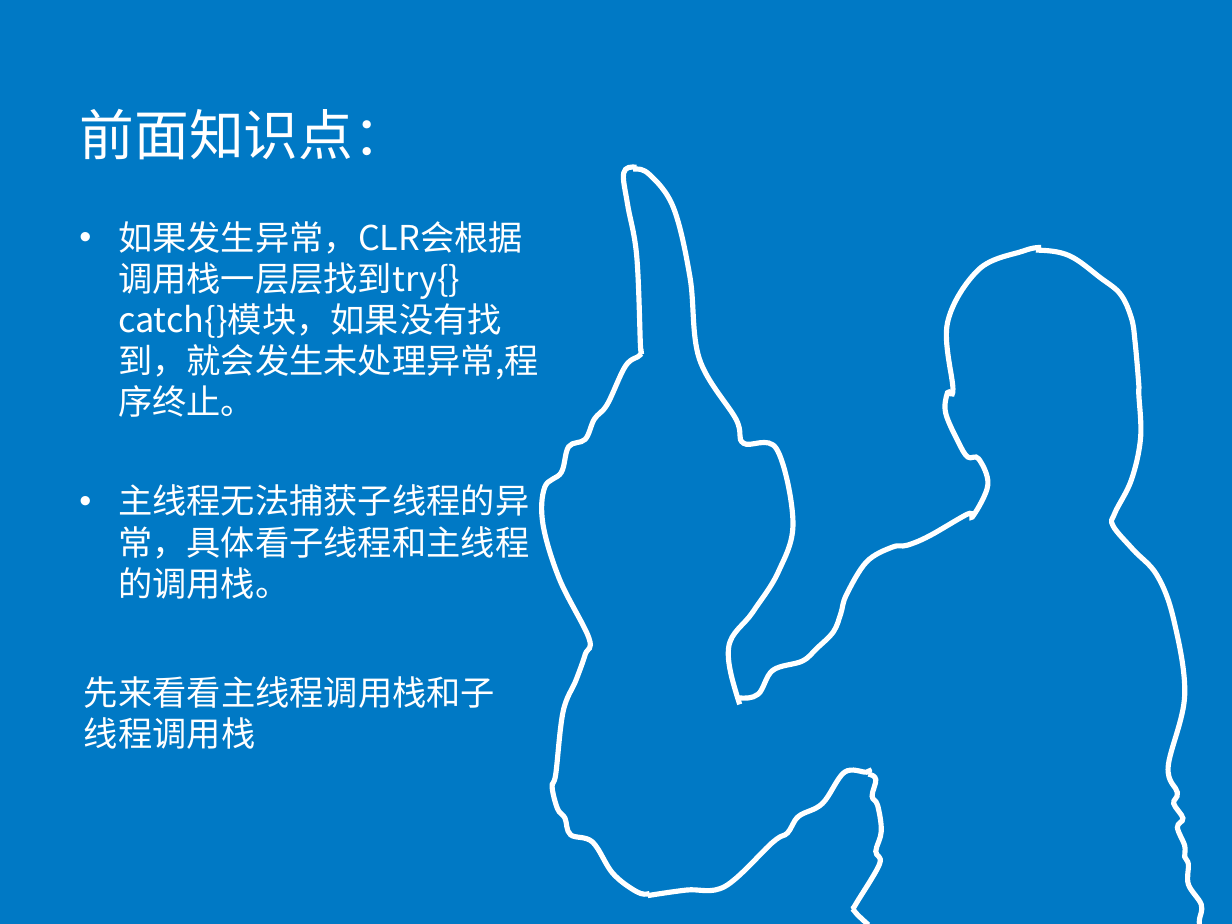
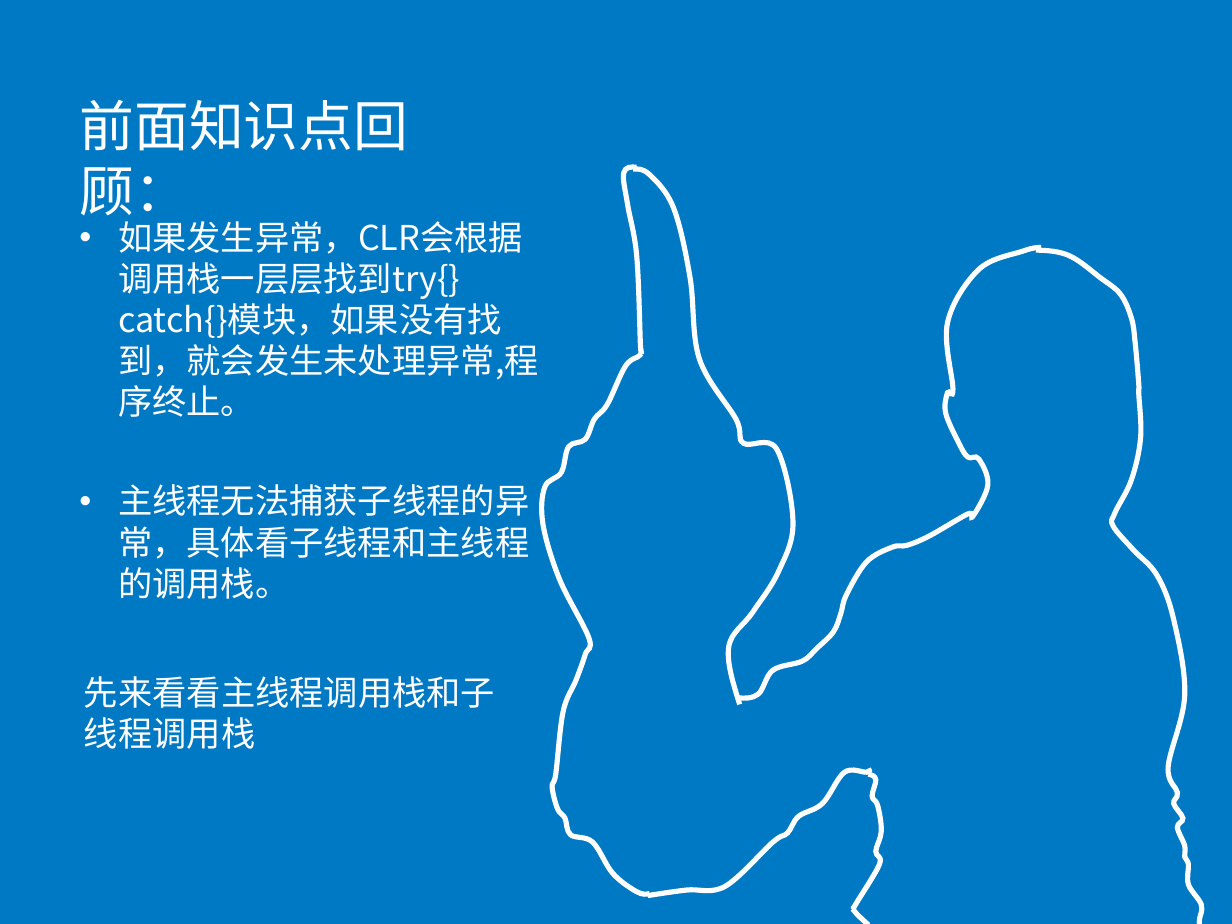
Before and after one commit to fuhaih/MyDiary, a slide deck: slide 15 of ppt/exception.ppt. Drawn at 1232x924 pixels with LibreOffice and Linux fonts; fonts in the diff are those of the drawing. Boxes give left, top, right and bottom in pixels: in the first picture for what was removed or moved away, otherwise in the second. Text is boxed around its words. In the diff, an @@ line names an element or a change of style, - is before the commit and + after.

```diff
--- a/ppt/exception.ppt
+++ b/ppt/exception.ppt
@@ text at (79,100,408,225): text changed @@
-前面知识点：
+前面知识点回顾：
```
Also in this commit, not shown: 3 other slides changed, 8 slides added, 2 slides removed, 1 other file.
